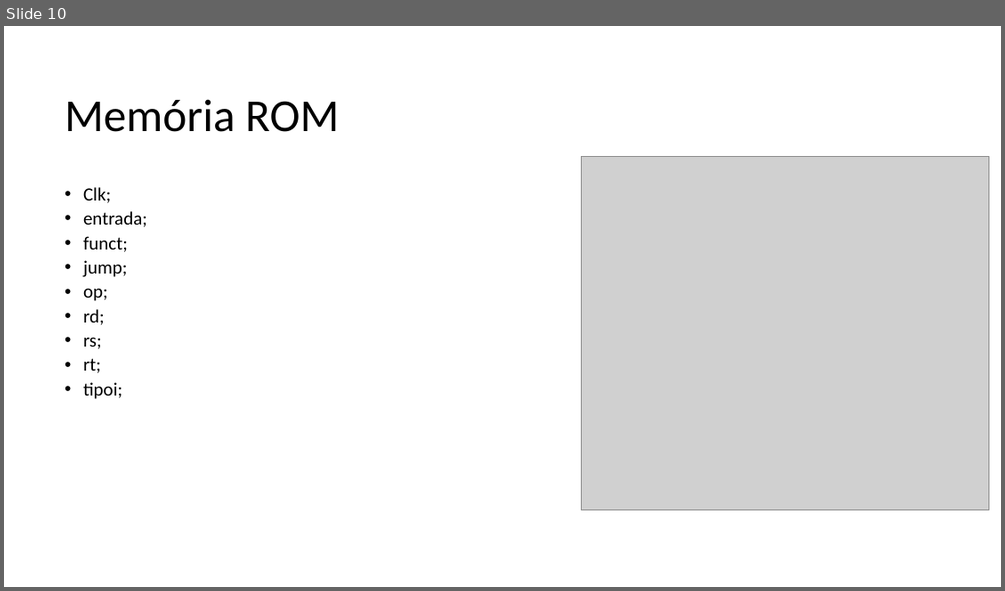
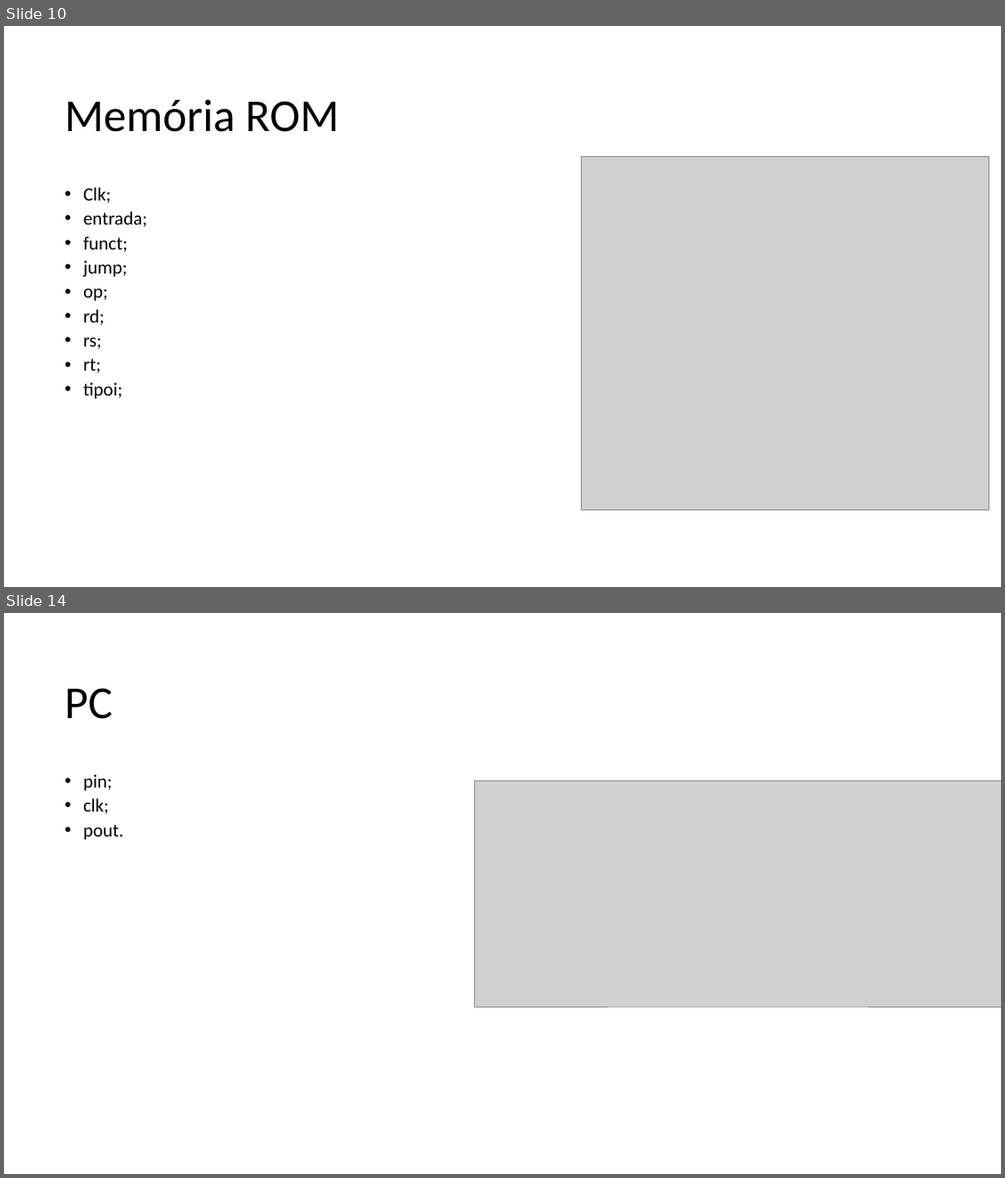
Before and after one commit to ArcanjoGabriel42/Final_Judgment_Processor, a slide deck: Luigi/Processador Uniciclo 16 bits.pptx. Shown one above the other, each under a label of ours: slide 10 before the commit, slides 10 and 14 after it; the slides between them are not shown. The pictures are 1005x591 and 1005x1178 pixels, drawn with LibreOffice and Linux fonts; fonts in the diff are those of the drawing; grey boxes stand for pictures. Boxes give left, top, right and bottom in pixels: in the first picture for what was removed or moved away, otherwise in the second. Text is boxed around its words. In the diff, an @@ line names an element or a change of style, - is before the commit and + after.

```diff
--- a/Luigi/Processador Uniciclo 16 bits.pptx
+++ b/Luigi/Processador Uniciclo 16 bits.pptx
@@ slide 14 added at bbox=[4, 613, 1001, 1174], background #FFFFFF @@
@@ title added at bbox=[65, 688, 113, 719], 44 pt, text #000000 @@
+PC
@@ text added at bbox=[83, 774, 123, 840], 18 pt, text #000000 @@
+• pin;
+• clk;
+• pout.
@@ picture added at bbox=[474, 780, 1001, 1006] @@
```
Also in this commit, not shown: 3 other slides added, 1 slide removed, 40 other files.
